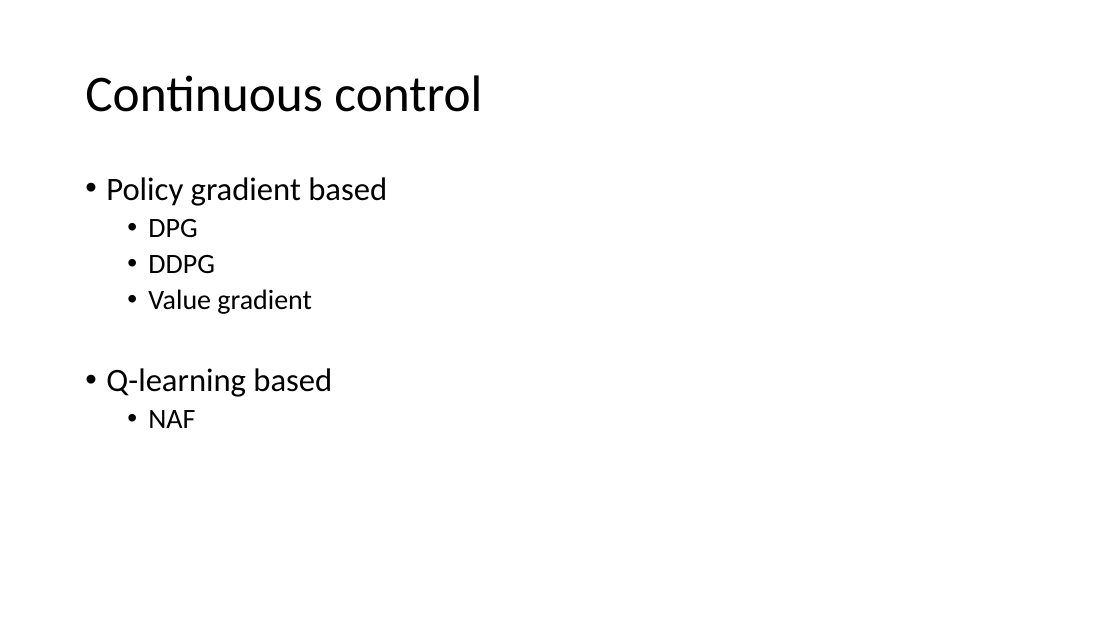
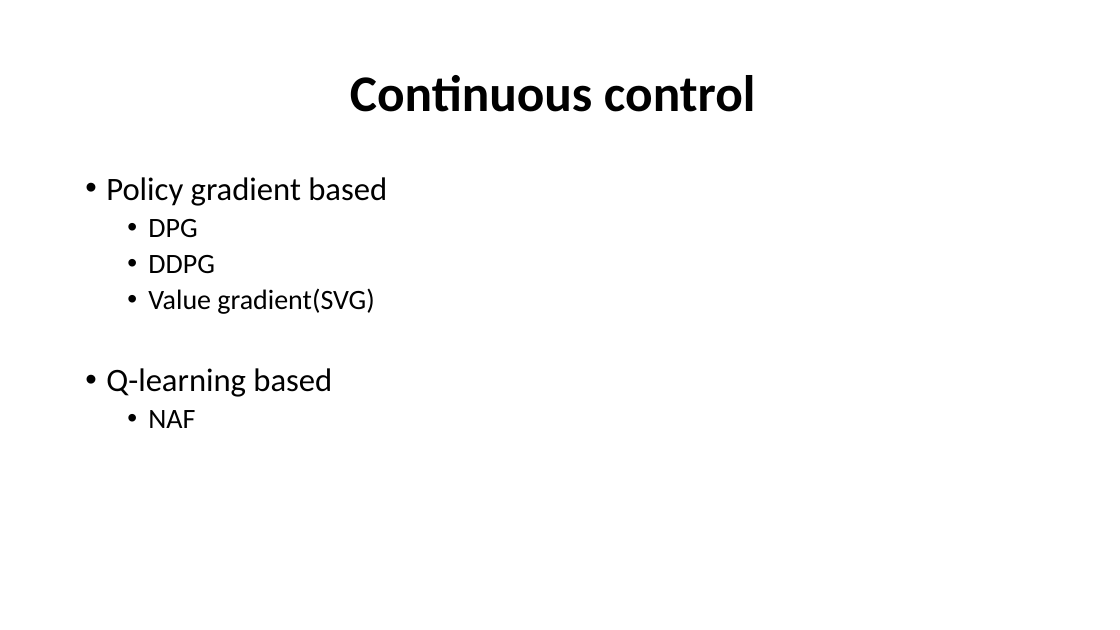
Before and after one commit to xfdywy/RL, a slide deck: slide 17 of FirstSeminar/ThurDRL.pptx (slide 15 before the commit). Drawn at 1120x630 pixels with LibreOffice and Linux fonts; fonts in the diff are those of the drawing. Boxes give left, top, right and bottom in pixels: in the first picture for what was removed or moved away, otherwise in the second. Text is boxed around its words. In the diff, an @@ line names an element or a change of style, - is before the commit and + after.

```diff
--- a/FirstSeminar/ThurDRL.pptx
+++ b/FirstSeminar/ThurDRL.pptx
@@ title "Continuous control" at [350, 75, 755, 112]: bold on; alignment left to centre @@
@@ text at [148, 288, 374, 314]: text changed @@
-  • Value gradient
+  • Value gradient(SVG)
```
Also in this commit, not shown: 6 other slides changed, 7 slides added, 1 slide removed.
